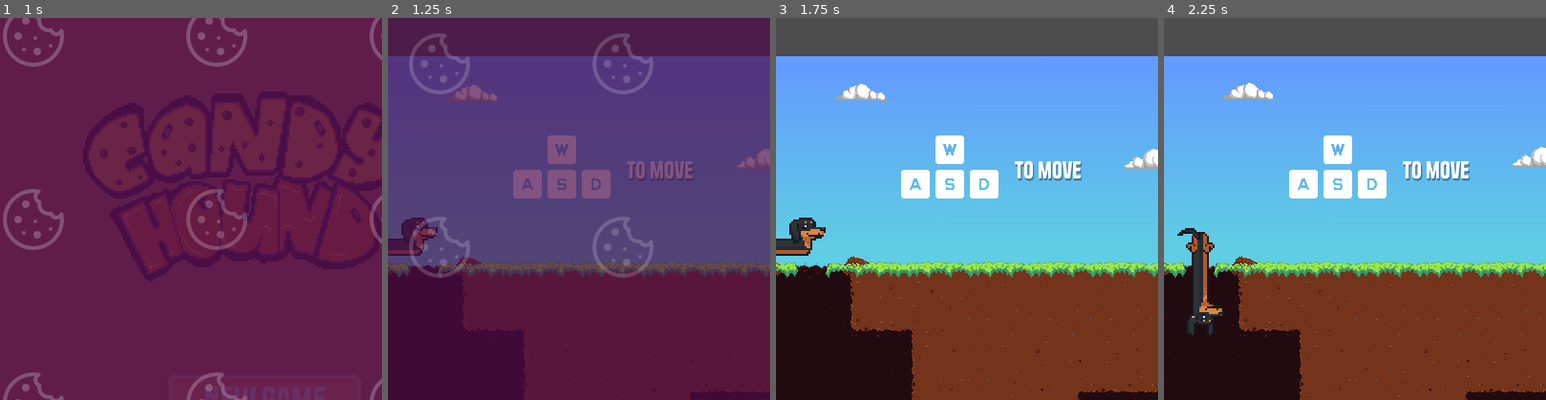
Above: before the commit, frames 1-4 (left to right).
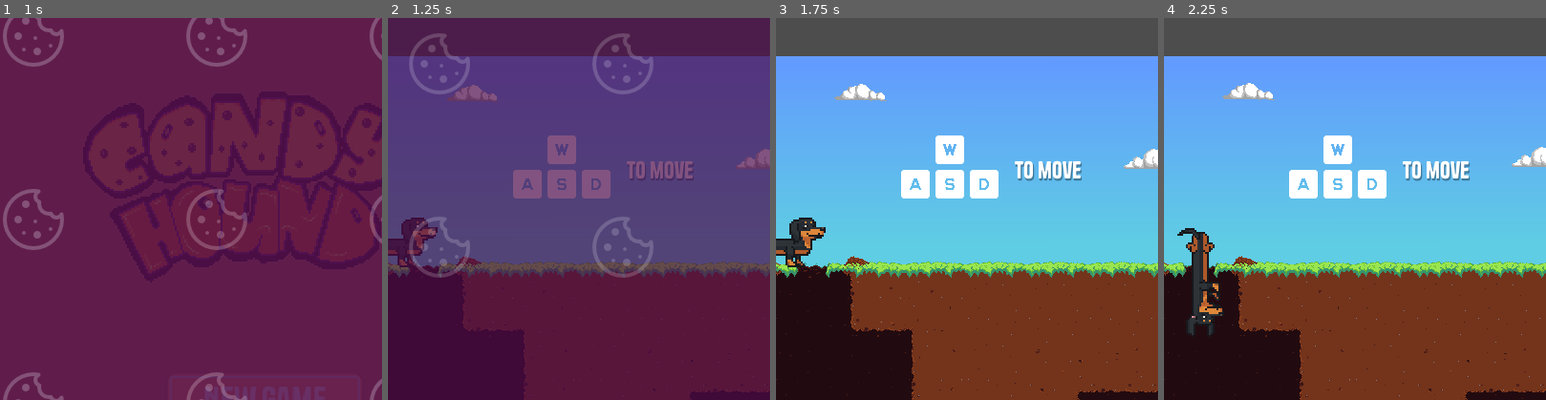
Above: after the commit, the same moments.

Repository: olferuk/brackeys-gamejam-2025.2
Game: Godot game, scene res://scenes/ui/main_menu.tscn
The game is run twice, just before and just after one commit, with the same random seed, the same clock (stepped at 60 frames per second) and the same inputs.
Inputs (mouse positions are % of the whole screen's width and height, from its top left):
- Up to frame 1 (1 s): click "New Game" at 0.5 s
- Up to frame 2 (1.25 s): no input
- Up to frame 3 (1.75 s): move the mouse to (72, 45) at 1.27 s; hold D (move_right) from 1.28 s (still down); hold Z (Undo) from 1.28 s (still down)
- Up to frame 4 (2.25 s): move the mouse to (30, 55) at 2.02 s; release D (move_right) at 2.03 s; release Z (Undo) at 2.03 s; hold S (move_down) from 2.03 s (still down); tap 2 (shrink) at 2.1 s
The pictures show only the part of the screen within x 17-67%, y 0-50%; the shares and areas given below are measured in that part.

Frame 1 is identical in both runs. In frame 2, 0.1% of the frame differs, in the area x 2-8%, y 60-66%; in frame 3, 0.2%; in frame 4, less than 0.1%.

Commit message:
Dog with front legs

Diff:
--- a/scenes/player/body_schema.tres
+++ b/scenes/player/body_schema.tres
@@ -8,10 +8,10 @@
 tail_right = Vector2i(4, 0)
 tail_up = Vector2i(5, 0)
 tail_down = Vector2i(6, 0)
-head_left = Vector2i(3, 1)
-head_right = Vector2i(4, 1)
-head_up = Vector2i(5, 1)
-head_down = Vector2i(6, 1)
+head_left = Vector2i(3, 2)
+head_right = Vector2i(4, 2)
+head_up = Vector2i(5, 2)
+head_down = Vector2i(6, 2)
 body_h = Vector2i(0, 1)
 body_v = Vector2i(0, 2)
 body_c1100 = Vector2i(1, 0)
--- a/scenes/player/hound.tscn
+++ b/scenes/player/hound.tscn
@@ -31,6 +31,10 @@
 5:1/0 = 0
 6:1/0 = 0
 0:2/0 = 0
+3:2/0 = 0
+4:2/0 = 0
+5:2/0 = 0
+6:2/0 = 0
 
 [sub_resource type="TileSet" id="TileSet_og5jt"]
 tile_size = Vector2i(64, 64)
Binary file changed: vfx/dog.png
